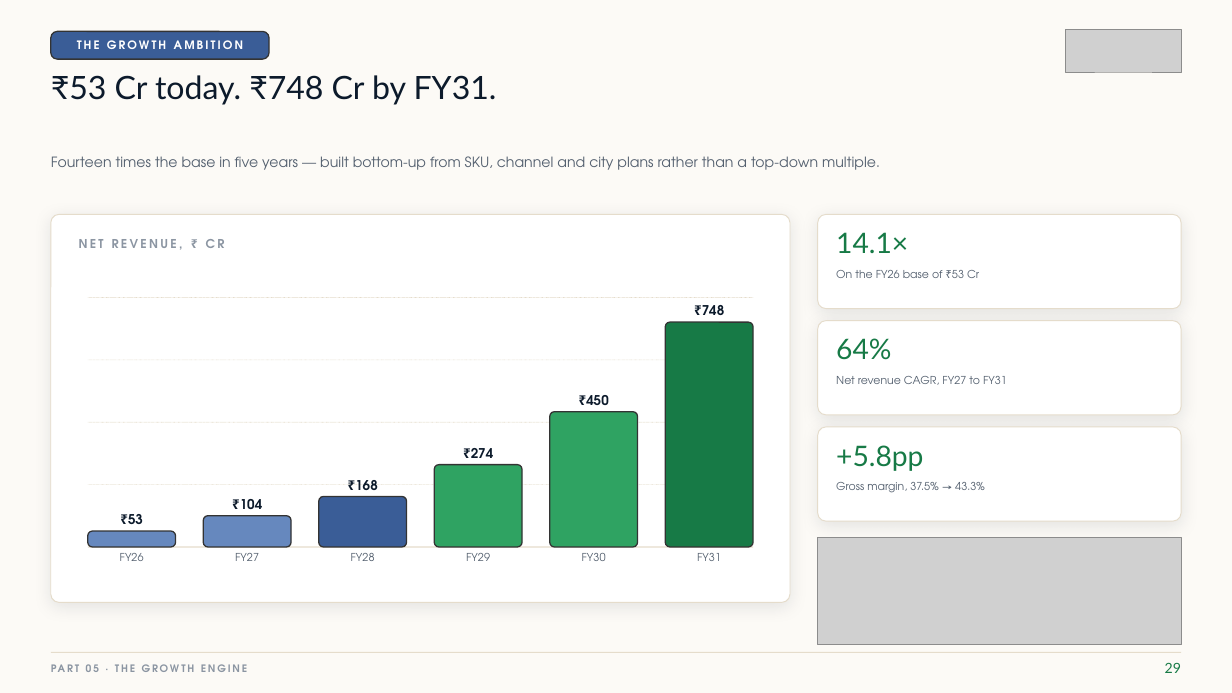
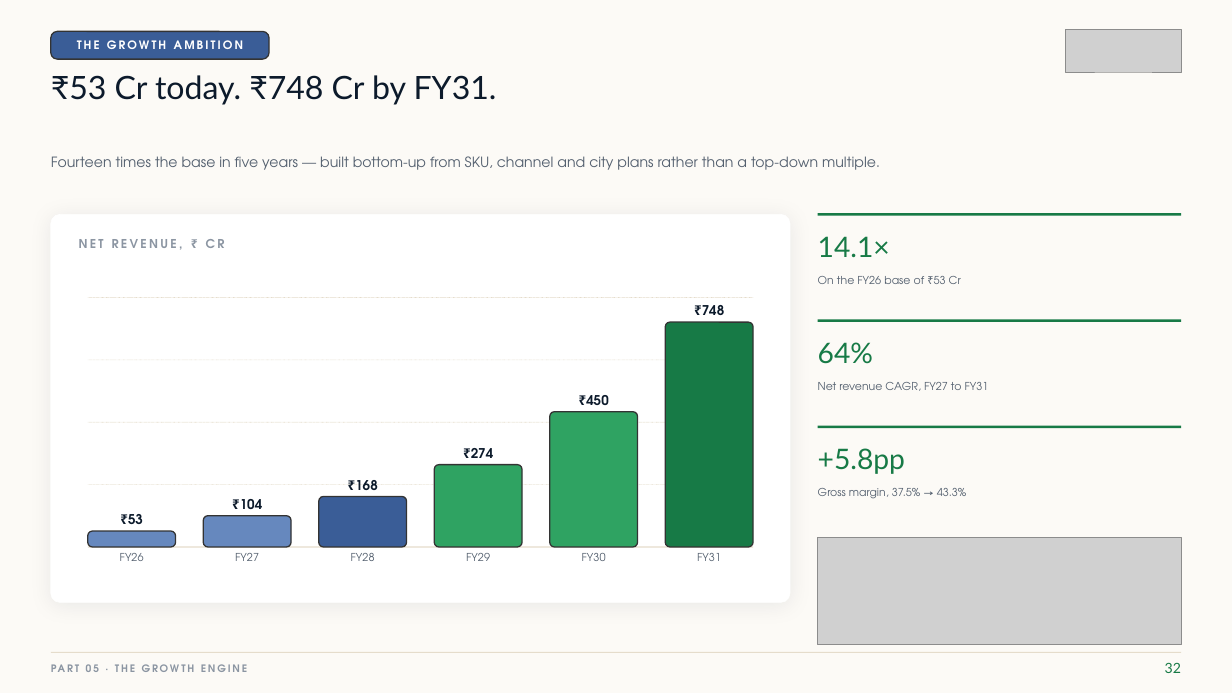
Before and after one commit to tirtham-spec/hopper-tessarakt, a slide deck: slide 33 of DHF-Honest-Farms-Deck.pptx (slide 30 before the commit). Drawn at 1232x693 pixels with LibreOffice and Linux fonts; fonts in the diff are those of the drawing; grey boxes stand for pictures. Boxes give left, top, right and bottom in pixels: in the first picture for what was removed or moved away, otherwise in the second. Text is boxed around its words. In the diff, an @@ line names an element or a change of style, - is before the commit and + after.

```diff
--- a/DHF-Honest-Farms-Deck.pptx
+++ b/DHF-Honest-Farms-Deck.pptx
@@ rounded rectangle at bbox=[51, 214, 790, 603]: outline #E5DCCB 0.75 pt to #FFFFFF 0.5 pt; shadow changed; proportions changed @@
@@ text "14.1×": place and size @@
-text "14.1×" at bbox=[836, 232, 908, 253]
+text "14.1×" at bbox=[818, 236, 890, 257]
@@ rounded rectangle removed at bbox=[818, 214, 1181, 309] @@
@@ line added from (818, 214) to (1181, 214), #177A46 2 pt @@
@@ text "On the FY26 base of ...": place and size @@
-text "On the FY26 base of ..." at bbox=[836, 270, 979, 278]
+text "On the FY26 base of ..." at bbox=[818, 276, 961, 284]
@@ rounded rectangle removed at bbox=[818, 321, 1181, 415] @@
@@ line added from (818, 321) to (1181, 321), #177A46 2 pt @@
@@ text "64%": place and size @@
-text "64%" at bbox=[836, 338, 891, 360]
+text "64%" at bbox=[818, 342, 873, 364]
@@ text "Net revenue CAGR, FY27 to ...": place and size @@
-text "Net revenue CAGR, FY27 to ..." at bbox=[836, 376, 1007, 385]
+text "Net revenue CAGR, FY27 to ..." at bbox=[818, 382, 989, 391]
@@ text "+5.8pp": place and size @@
-text "+5.8pp" at bbox=[836, 445, 923, 471]
+text "+5.8pp" at bbox=[818, 448, 905, 474]
@@ rounded rectangle removed at bbox=[818, 427, 1181, 521] @@
@@ line added from (818, 427) to (1181, 427), #177A46 2 pt @@
@@ line spacing 1.1 to 1.14 in 3 elements at bbox=[818, 382, 989, 391], bbox=[818, 276, 961, 284], bbox=[818, 488, 967, 499] @@
@@ text "Gross margin, 37.5% → 43.3%": place and size @@
-text "Gross margin, 37.5% → 43.3%" at bbox=[836, 482, 985, 493]
+text "Gross margin, 37.5% → 43.3%" at bbox=[818, 488, 967, 499]
@@ text at bbox=[1165, 663, 1181, 673]: text changed @@
-29
+32
```
Also in this commit, not shown: 29 other slides changed, 4 slides added, 3 other files.
